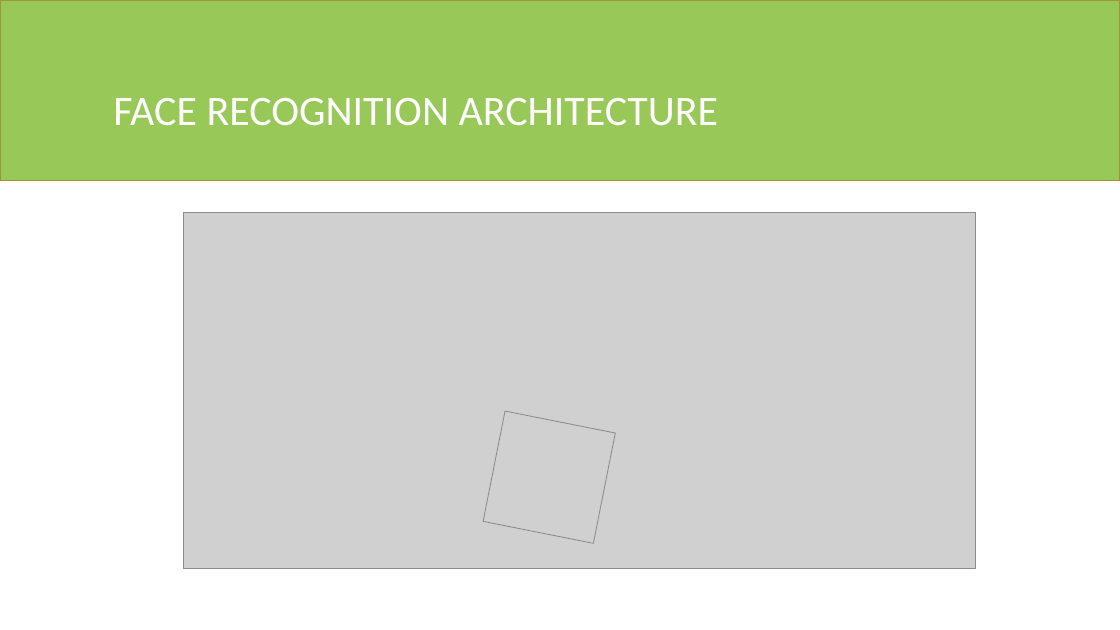
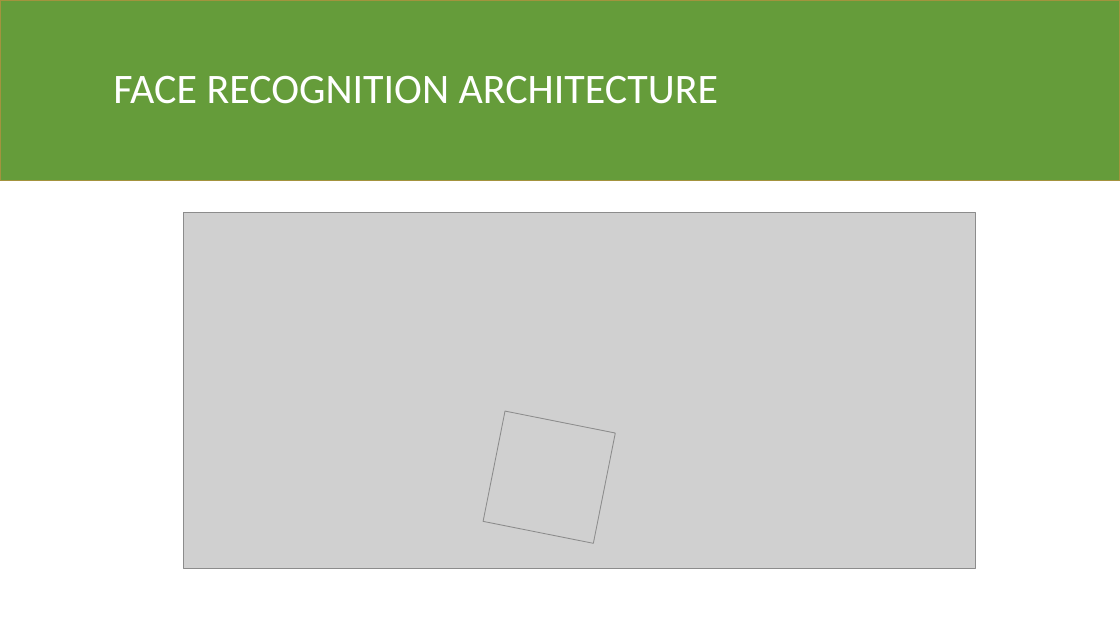
Before and after one commit to fedeloper/Biometrics2021, a slide deck: slide 5 of Facial Keypoints Detector.pptx (slide 6 before the commit). Drawn at 1120x630 pixels with LibreOffice and Linux fonts; fonts in the diff are those of the drawing; grey boxes stand for pictures. Boxes give left, top, right and bottom in pixels: in the first picture for what was removed or moved away, otherwise in the second. Text is boxed around its words. In the diff, an @@ line names an element or a change of style, - is before the commit and + after.

```diff
--- a/Facial Keypoints Detector.pptx
+++ b/Facial Keypoints Detector.pptx
@@ rectangle at (x1=0, y1=0, x2=1120, y2=181): fill #98C858 to #659C3A @@
@@ title "FACE RECOGNITION ARCHITECTURE" moved from (x1=113, y1=98, x2=718, y2=126) to (x1=113, y1=75, x2=718, y2=104) @@
```
Also in this commit, not shown: 13 other slides changed, 1 slide added, 2 slides removed.
